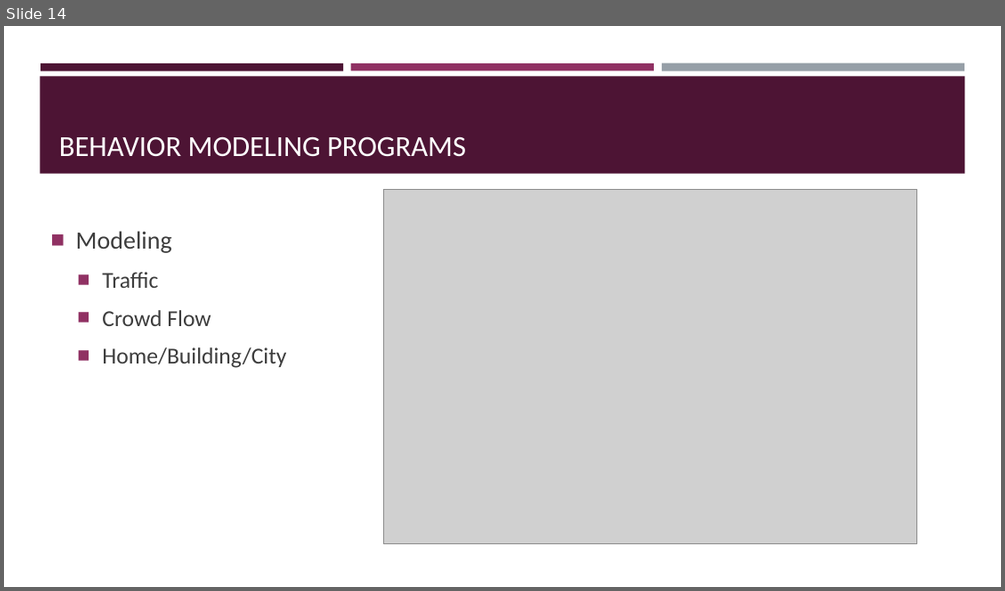
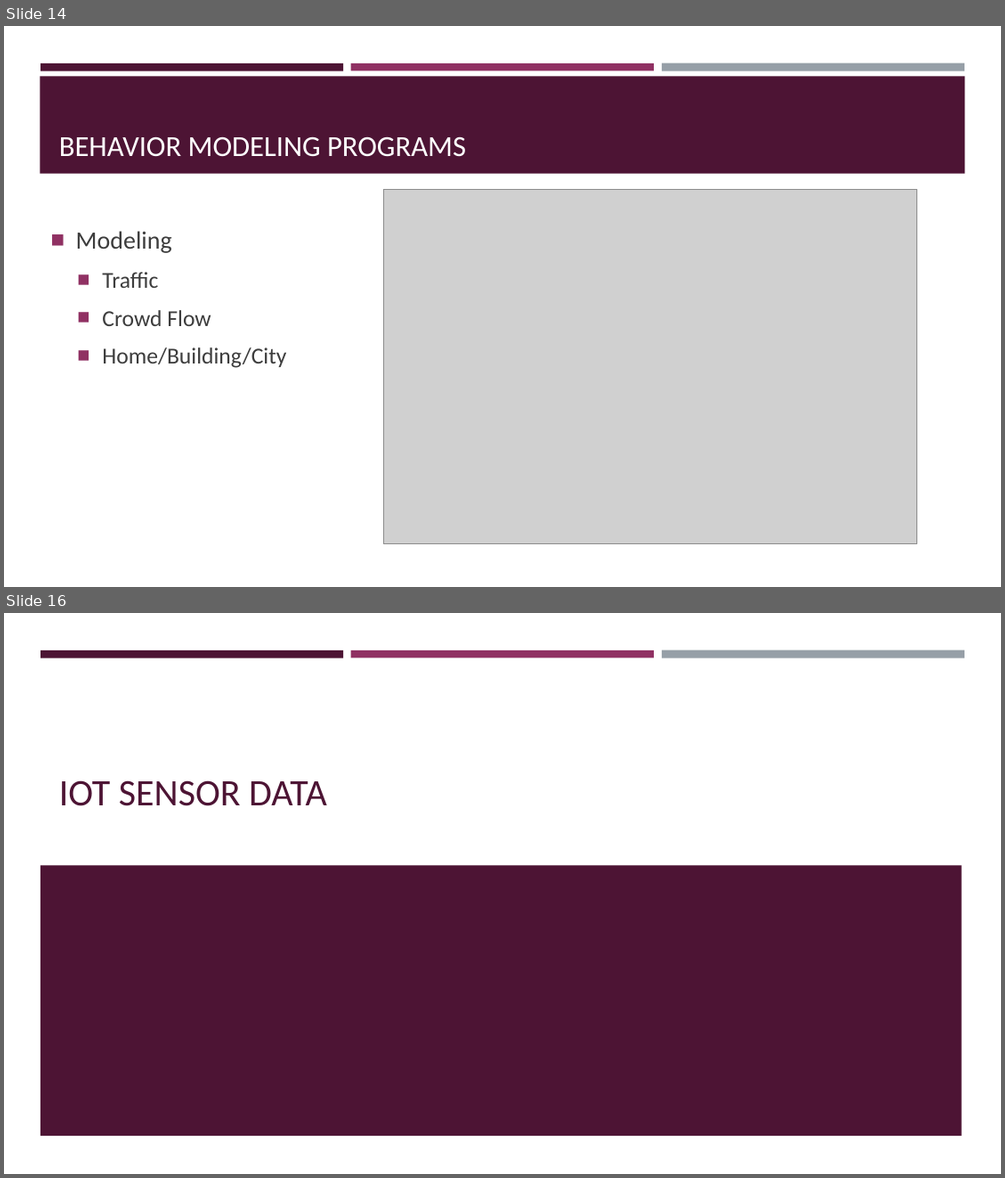
Before and after one commit to BeiyuLinCS/beiyulin.github.io, a slide deck: teach/spring_21/behavior_modeling/week2_research_method.pptx. Shown one above the other, each under a label of ours: slide 14 before the commit, slides 14 and 16 after it; the slides between them are not shown. The pictures are 1005x591 and 1005x1178 pixels, drawn with LibreOffice and Linux fonts; fonts in the diff are those of the drawing; grey boxes stand for pictures. Boxes give left, top, right and bottom in pixels: in the first picture for what was removed or moved away, otherwise in the second. Text is boxed around its words. In the diff, an @@ line names an element or a change of style, - is before the commit and + after.

```diff
--- a/teach/spring_21/behavior_modeling/week2_research_method.pptx
+++ b/teach/spring_21/behavior_modeling/week2_research_method.pptx
@@ slide 16 added at (4, 613, 1001, 1174), background #FFFFFF; not listed: 3 template elements that a slide beside it also shows @@
@@ title added at (59, 780, 327, 806), 36 pt, text #4D1434 @@
+IOT SENSOR DATA
@@ rectangle added at (40, 865, 962, 1135), fill #4D1434 @@
```
Also in this commit, not shown: 2 slides changed, 39 other slides added, 1 slide removed, 1 other file.
